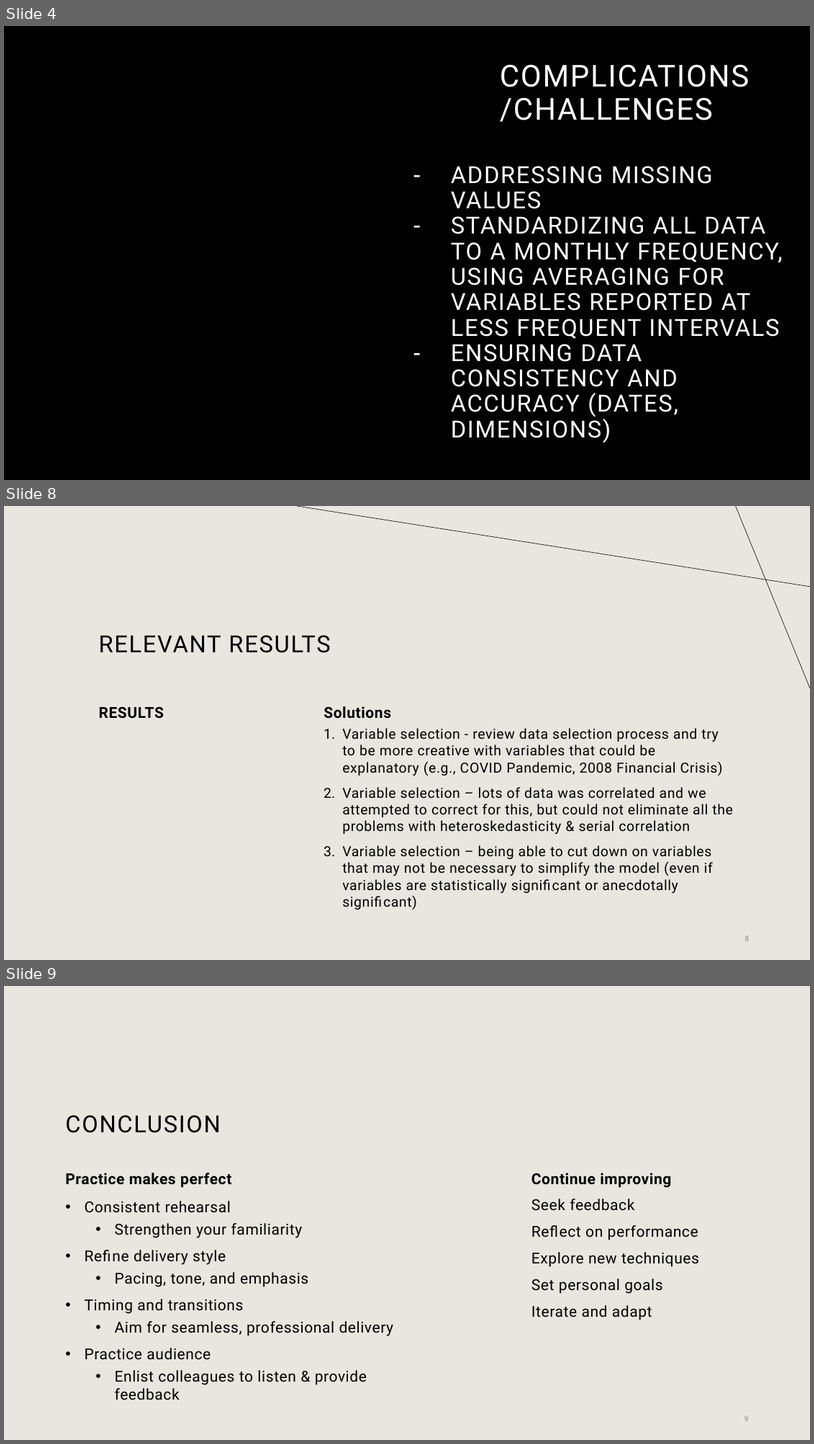
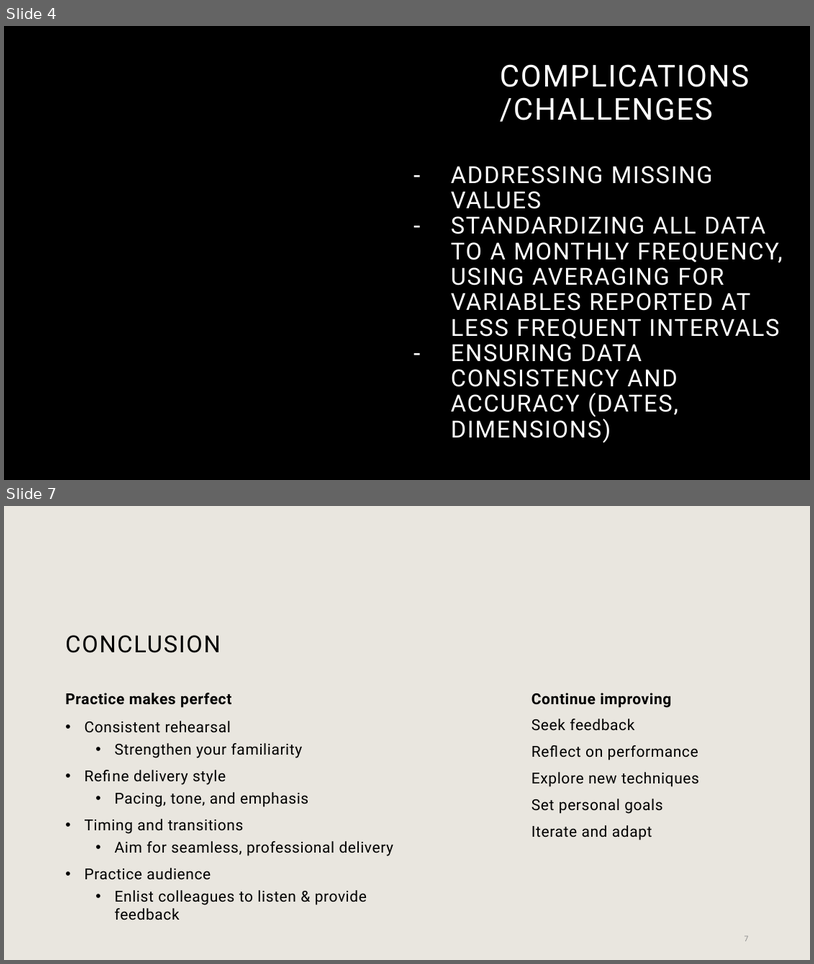
Before and after one commit to graciecakes4/ITEC621Project, a slide deck: ITEC621 Final Presentation.pptx. Shown one above the other, each under a label of ours: slides 4, 8 and 9 before the commit, slides 4 and 7 after it; the slides between them are not shown. The pictures are 814x1444 and 814x964 pixels, drawn with LibreOffice and Linux fonts; fonts in the diff are those of the drawing; grey boxes stand for pictures; background and template pictures are left out. Boxes give left, top, right and bottom in pixels: in the first picture for what was removed or moved away, otherwise in the second. Text is boxed around its words. In the diff, an @@ line names an element or a change of style, - is before the commit and + after.

```diff
--- a/ITEC621 Final Presentation.pptx
+++ b/ITEC621 Final Presentation.pptx
@@ slide 8 removed at (4, 506, 810, 960), background #E9E6DF @@
@@ line removed from (810, 587) to (297, 506) @@
@@ line removed from (736, 506) to (810, 688) @@
@@ title removed at (99, 635, 330, 653) @@
-RELEVANT RESULTS
@@ text removed at (99, 707, 164, 718) @@
-RESULTS
@@ text removed at (324, 706, 391, 718) @@
-Solutions
@@ text removed at (342, 728, 733, 909) @@
-1. Variable selection - review data selection process and try to be more creative with variables that could be explanatory (e.g., COVID Pandemic, 2008 Financial Crisis)
-2. Variable selection – lots of data was correlated and we attempted to correct for this, but could not eliminate all the problems with heteroskedasticity & serial correlation
-3. Variable selection – being able to cut down on variables that may not be necessary to simplify the model (even if variables are statistically significant or anecdotally significant)
@@ page number removed at (745, 935, 749, 941) @@
-8
@@ what was slide 9 is now slide 7 @@
```
Also in this commit, not shown: 3 slides changed, 1 slide added, 2 other slides removed.
